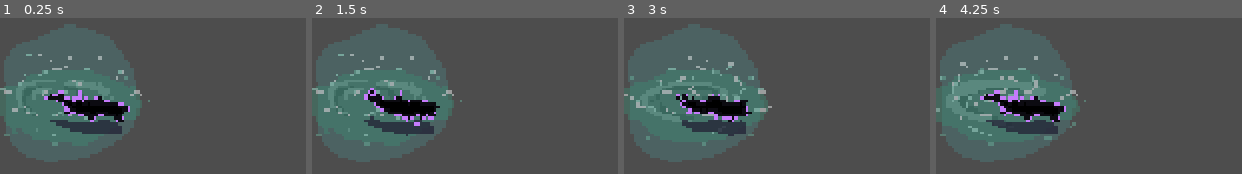
Above: before the commit, frames 1-4 (left to right).
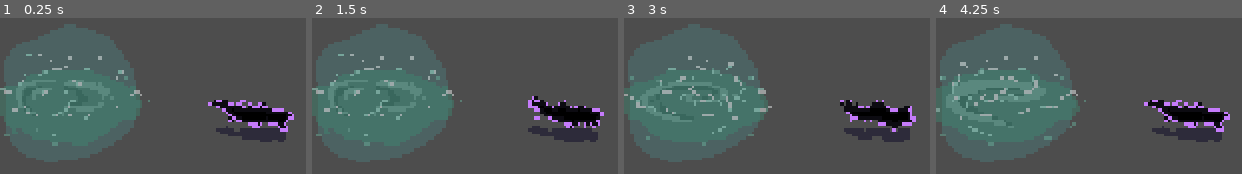
Above: after the commit, the same moments.

Repository: alifeee/loop
Game: Godot game, scene res://scenes/test.tscn
Two runs of this game, one before a commit and one after it. Both use one fixed random seed, a clock stepped at 60 frames per second and the inputs below. This scene is started directly instead of the project's main scene. The engine's default icon, where the game draws it, is replaced by a stand-in: a white triangle on a blue panel in a dark square.
Inputs (mouse positions are in pixels of both pictures, inside the frame that each line leads up to):
- Up to frame 1 (0.25 s): no input
- Up to frame 2 (1.5 s): move the mouse to (outside the picture) at 0.52 s; press the mouse at (outside the picture) at 0.53 s; move the mouse to (outside the picture) at 1.27 s; release the mouse at (outside the picture) at 1.28 s; click (outside the picture) at 1.35 s
- Up to frame 3 (3 s): move the mouse to (outside the picture) at 2.02 s; press the mouse at (outside the picture) at 2.03 s; move the mouse to (outside the picture) at 2.77 s; release the mouse at (outside the picture) at 2.78 s; click (outside the picture) at 2.85 s
- Up to frame 4 (4.25 s): move the mouse to (outside the picture) at 3.52 s; press the mouse at (outside the picture) at 3.53 s

The runs differ from the first frame. In frame 1, 8.7% of the frame differs, in the area x 14-97%, y 46-80%; in frame 2, 8.2%; in frame 3, 8.0%; in frame 4, 8.7%.

Commit message:
spawn bunch of enemies on die

Diff:
--- a/scenes/main.tscn
+++ b/scenes/main.tscn
@@ -2109,6 +2109,7 @@
 scale = Vector2(0.5, 0.5)
 texture = ExtResource("5_dp3eg")
 script = ExtResource("14_muem4")
+stoponlose = true
 base_size = 0.5
 flicker_amplitude = 0.02
 alpha_flickering = true
@@ -2122,6 +2123,7 @@
 scale = Vector2(0.3, 0.3)
 texture = ExtResource("5_dp3eg")
 script = ExtResource("14_muem4")
+stoponlose = true
 base_size = 0.3
 flicker_amplitude = 0.02
 alpha_flickering = true
@@ -2135,6 +2137,7 @@
 scale = Vector2(1.17969, 1.26172)
 texture = ExtResource("2_tbgi4")
 script = ExtResource("14_muem4")
+stoponlose = true
 base_size = 1.18
 alpha_flickering = true
 base_alpha = 0.8
@@ -2149,6 +2152,7 @@
 animation = &"summon_portal"
 autoplay = "summon_portal"
 script = ExtResource("6_85g3d")
+dieondie = true
 
 [node name="CollisionShape2D" type="CollisionShape2D" parent="Centre"]
 position = Vector2(1, 0)
--- a/scenes/shadow.gd
+++ b/scenes/shadow.gd
@@ -1,4 +1,6 @@
 extends Sprite2D
+
+@export var stoponlose: bool = false
 
 # Size Flikering
 @export var keep_aspect_ratio: bool
@@ -13,8 +15,11 @@
 @export var flicker_time_min: float
 @export var flicker_time_max: float
 
+var tween: Tween
+
 func _ready() -> void:
 	randomly_make_shadow_bigger_and_smaller()
+	Globals.spawn_bunch_of_enemies.connect(stopstuff)
 
 #func _process(delta: float) -> void:
 	#scale = Vector2(
@@ -22,8 +27,16 @@
 		#randf_range(1 - flicker_amplitude, 1 + flicker_amplitude),
 	#)
 
+func stopstuff():
+	if not stoponlose:
+		return
+	if tween:
+		tween.kill()
+	var tween2 = get_tree().create_tween()
+	tween2.tween_property(self, "modulate:a", 0, 3)
+
 func randomly_make_shadow_bigger_and_smaller():
-	var tween = get_tree().create_tween()
+	tween = get_tree().create_tween()
 
 	var tween_time = randf_range(flicker_time_min, flicker_time_max)
 
--- a/scenes/test.tscn
+++ b/scenes/test.tscn
@@ -11,5 +11,5 @@
 position = Vector2(48, 55)
 
 [node name="Demon" parent="." instance=ExtResource("2_bl13t")]
-position = Vector2(63, 63)
+position = Vector2(181, 68)
 walk_speed = 5.0
--- a/scripts/animated_sprite.gd
+++ b/scripts/animated_sprite.gd
@@ -1,6 +1,15 @@
 extends AnimatedSprite2D
+
+@export var dieondie: bool = false
 
 func _ready() -> void:
 	Globals.pause_game.connect(pause)
 	Globals.resume_game.connect(play)
 	Globals.end_game.connect(pause)
+	Globals.spawn_bunch_of_enemies.connect(disappear)
+
+func disappear():
+	if not dieondie:
+		return
+	var tween = get_tree().create_tween()
+	tween.tween_property(self, "scale", Vector2(0,0), 3)
--- a/scripts/demon.gd
+++ b/scripts/demon.gd
@@ -1,5 +1,7 @@
 class_name Demon
 extends AnimatableBody2D
+
+var rng = RandomNumberGenerator.new()
 
 @export var sprite: AnimatedSprite2D
 @export var DemonDrops: Node2D
@@ -56,9 +58,9 @@
 	var direction_unit_vec = (walk_towards - position).normalized()
 	position = position + direction_unit_vec * distance
 	if position.x > 0:
-		$AnimatedSprite2D.scale.x = -1  # Facing right
+		sprite.scale.x = -1  # Facing right
 	elif position.x < 0:
-		$AnimatedSprite2D.scale.x = 1 # Facing left
+		sprite.scale.x = 1 # Facing left
 
 func hit(damage: float):
 	print("got hit")
@@ -118,3 +120,12 @@
 	Globals.hit_player(1)
 	# die
 	die()
+
+func slow_appear() -> void:
+	var delay = rng.randf_range(0.1, 3)
+	var spawn_time = rng.randf_range(1.5, 3)
+	var tween = get_tree().create_tween()
+	tween.tween_interval(delay)
+	tween.tween_property(
+		self, "modulate:a", 1, spawn_time
+	)
--- a/scripts/game_ui.gd
+++ b/scripts/game_ui.gd
@@ -29,9 +29,10 @@
 	)
 	shop_button.pressed.connect(
 		func():
-			Globals.pause()
-			if shop_canvas:
-				shop_canvas.visible = true
+			if Globals.gamestate == Globals.GAMESTATES.PLAYING:
+				Globals.pause()
+				if shop_canvas:
+					shop_canvas.visible = true
 	)
 	var close_button: Button = shop_canvas.find_child("CloseButton")
 	close_button.pressed.connect(
--- a/scripts/globals.gd
+++ b/scripts/globals.gd
@@ -15,6 +15,7 @@
 signal resume_game
 signal end_game
 signal reset_game
+signal spawn_bunch_of_enemies
 # other signals
 signal player_hit(lives_left: int)
 # purchases
@@ -60,10 +61,13 @@
 	print("resuming game")
 func endgame(is_win: bool):
 	gamestate = GAMESTATES.WIN_SCREEN
+	print("emit end_game")
 	end_game.emit()
 	if is_win:
 		for hittable in Globals.demons.duplicate():
 			hittable.hit(100)
+	if not is_win:
+		spawn_bunch_of_enemies.emit()
 func reset():
 	gamestate = GAMESTATES.START_SCREEN
 	# normal stuff
--- a/scripts/portal.gd
+++ b/scripts/portal.gd
@@ -33,6 +33,7 @@
 	Globals.pause_game.connect(pause)
 	Globals.resume_game.connect(resume)
 	Globals.end_game.connect(pause)
+	Globals.spawn_bunch_of_enemies.connect(spawnenemies)
 	Globals.reset_game.connect(reset)
 
 func start() -> void:
@@ -49,6 +50,24 @@
 	timer.wait_time = timer_initial_wait
 	timer.stop()
 	ratetimer.stop()
+func spawnenemies() -> void:
+	for i in range(100):
+		var demon = packeddemon.instantiate()
+		var distance = rng.randf_range(0.25, 1)
+		var spawning_angle = rng.randf_range(0.0, 2*PI)
+		demon.position = Vector2(
+			distance * ELLIPSE_X_RADIUS * sin(spawning_angle),
+			distance * ELLIPSE_Y_RADIUS * cos(spawning_angle)
+		)
+		demon.modulate.a = 0
+		if spawning_angle < PI:
+			demon.scale.x = -1
+		else:
+			demon.scale.x = 1
+		Globals.total_demons += 1
+		Globals.demons.append(demon)
+		add_child(demon)
+		demon.slow_appear()
 
 func increase_rate() -> void:
 	var new_time = (timer.wait_time - rate_subtract_s) * rate_multiply
